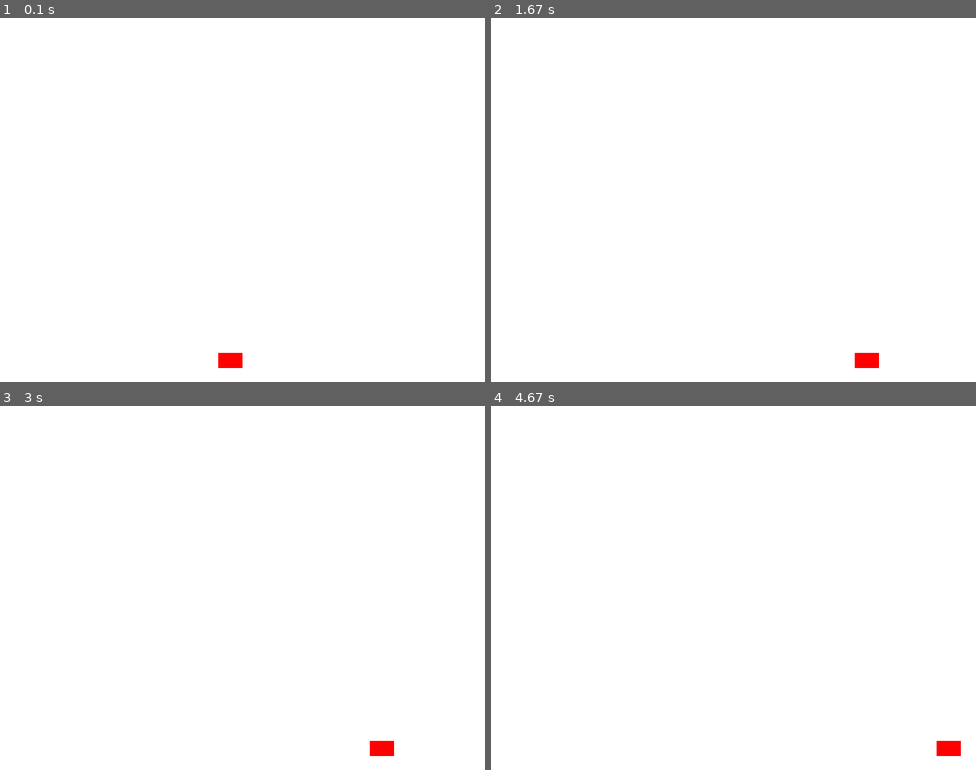
Above: before the commit, frames 1-4 (two rows, left to right).
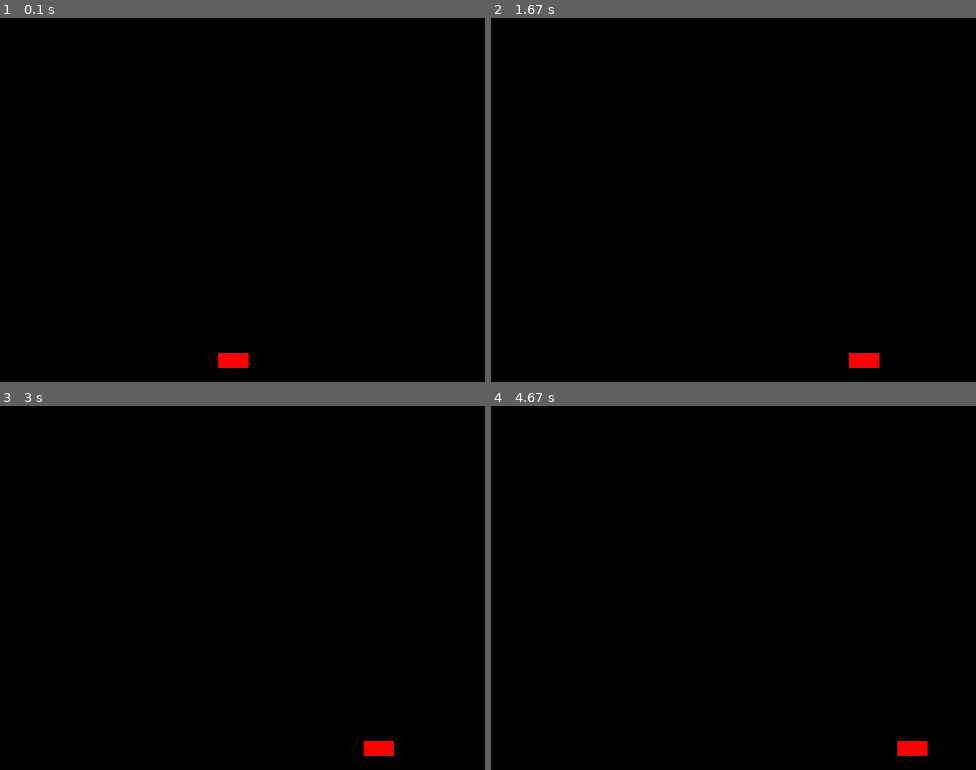
Above: after the commit, the same moments.

Repository: HasanatJahan/Breakout_Pygame
Game: pygame game, started from breakoutGame.py
Same seed, same stepped clock (60 frames per second), same inputs: the game is played once before the commit and once after it.
Inputs:
- Up to frame 1 (0.1 s): no input
- Up to frame 2 (1.67 s): hold Right 0.33-0.8 s; hold Right 0.83-1.3 s; hold Left from 1.33 s (still down)
- Up to frame 3 (3 s): release Left at 1.87 s; hold Left 1.9-2.3 s; hold Right 2.33-2.97 s
- Up to frame 4 (4.67 s): hold Left 3-3.47 s; hold Right 3.5-3.97 s; hold Right 4-4.47 s; hold Left from 4.5 s (still down)

The runs differ from the first frame. In frame 1, 100% of the frame differs, in the area x 0-100%, y 0-100%; in frame 2, 100%; in frame 3, 100%; in frame 4, 100%.

Commit message:
Preventing the paddle from leaving the screen

Diff:
--- a/Config.py
+++ b/Config.py
@@ -3,7 +3,7 @@
 		'caption' : 'Breakout',
 		'display_width' : 800,
 		'display_height' : 600,
-		'fps': 80
+		'fps': 100
 	},
 
 	'colors' : {
--- a/Paddle.py
+++ b/Paddle.py
@@ -8,10 +8,15 @@
 			self.x = (Config['game']['display_width'] * 0.45)
 			self.y = (Config['game']['display_height'] * 0.92)
 			self.game_display=game_display
+			self.paddle_width = 50
+			self.paddle_height = 25
 
 
 	def draw(self):
-		pygame.draw.rect(self.game_display, Config['colors']['red'], [self.x, self.y, 40, 25])
+		pygame.draw.rect(self.game_display, Config['colors']['red'], [self.x, self.y, self.paddle_width, self.paddle_height ])
 
 	def movement(self, x_change):
 		self.x += x_change
+		#--This sets the boundary so the paddle leave the screen
+		if self.x>Config['game']['display_width']-self.paddle_width or self.x<0:
+			self.x -= x_change
--- a/breakoutGame.py
+++ b/breakoutGame.py
@@ -50,15 +50,23 @@
 	if pressed_right:
 		x_change = 5
 
-print(pressed_left)
-print(pressed_right)
+	#--This handles the paddle going beyond the screen
+
+#--To prevent the paddle from escaping the screen
+if(paddle.x> Config['game']['display_width']):
+	event_handler()
+
 
 #--Loop will run forever unless disrupted
 while True:
 	event_handler()
-	game_display.fill(Config['colors']['white'])
+	game_display.fill(Config['colors']['black'])
 	paddle.draw()
 	paddle.movement(x_change)
 
 	pygame.display.update()
 	clock.tick(Config['game']['fps'])
+
+#--HOW TO GET THE PADDLE FROM ESCAPING THE SCREEN WITHOUT SPRITE
+#--GET THE BALL FOR THE GAME
+#--GENERATE THE RECTANGULAR BRICKS
